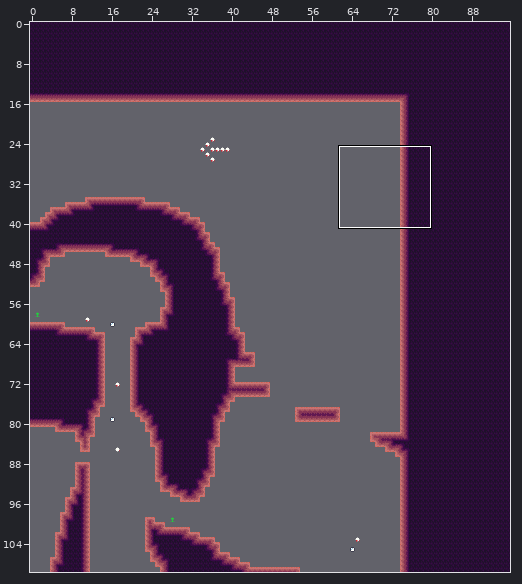
Level history. Tiled map (JSON): assets/world/room/dirt4.json. The first picture is a wide view before the edit; the outline marks the close-up.
Close-up. Before:
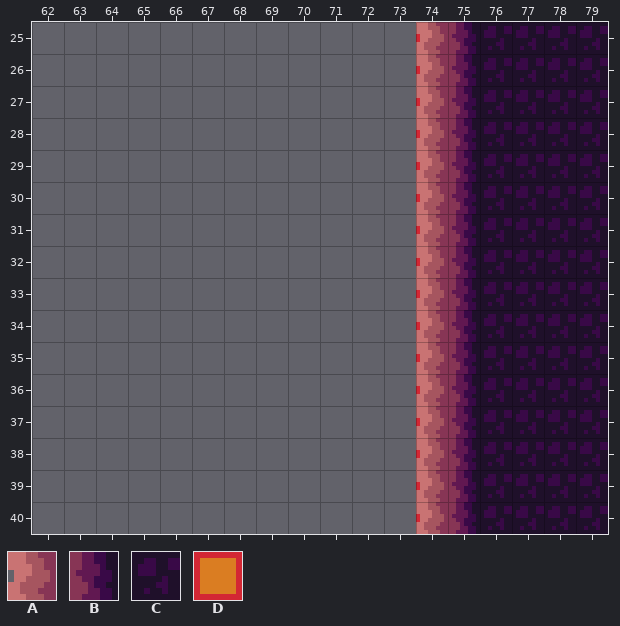
Cells are 8x8 px. Shown: x 62..79, y 25..40. The commit also changed other parts of the map, which this record leaves out.
Key: from "dirt": A 13, B 62, C 63; from "tools": D 1 "ground".
_ is an empty cell, # one hidden under a higher layer.
Layers that did not change in this view are not listed.
Layer "draft" before, first column x 62:
25 ____________D#####
26 ____________D#####
27 ____________D#####
28 ____________D#####
29 ____________D#####
30 ____________D#####
31 ____________D#####
32 ____________D#####
33 ____________D#####
34 ____________D#####
35 ____________D#####
36 ____________D#####
37 ____________D#####
38 ____________D#####
39 ____________D#####
40 ____________D#####
Layer "map" before, first column x 62:
25 ____________ABCCCC
26 ____________ABCCCC
27 ____________ABCCCC
28 ____________ABCCCC
29 ____________ABCCCC
30 ____________ABCCCC
31 ____________ABCCCC
32 ____________ABCCCC
33 ____________ABCCCC
34 ____________ABCCCC
35 ____________ABCCCC
36 ____________ABCCCC
37 ____________ABCCCC
38 ____________ABCCCC
39 ____________ABCCCC
40 ____________ABCCCC
And afterwards:
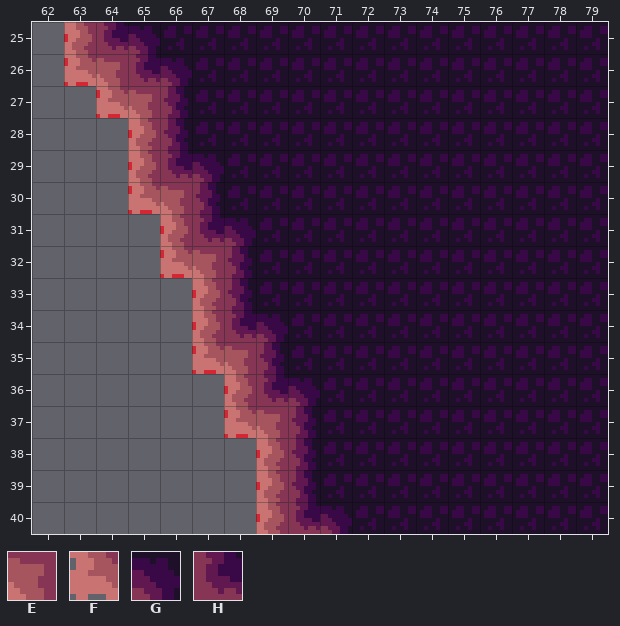
Further tiles: from "dirt": E 4, F 26, G 61, H 75.
Diff:
Layer "draft":
y 25..26: x 63 _ -> D
y 27: x 64 _ -> D
y 28..30: x 65 _ -> D
y 31..32: x 66 _ -> D
y 33..35: x 67 _ -> D
y 36..37: x 68 _ -> D
y 38..40: x 69 _ -> D
Layer "map":
y 25: x 63..75 ___________AB -> AHGCCCCCCCCCC
y 26: x 63..75 ___________AB -> FEHGCCCCCCCCC
y 27: x 64..75 __________AB -> FEBCCCCCCCCC
y 28: x 65..75 _________AB -> ABCCCCCCCCC
y 29: x 65..75 _________AB -> AHGCCCCCCCC
y 30: x 65..75 _________AB -> FEBCCCCCCCC
y 31: x 66..75 ________AB -> AHGCCCCCCC
y 32: x 66..75 ________AB -> FEBCCCCCCC
y 33: x 67..75 _______AB -> ABCCCCCCC
y 34: x 67..75 _______AB -> AHGCCCCCC
y 35: x 67..75 _______AB -> FEBCCCCCC
y 36: x 68..75 ______AB -> AHGCCCCC
y 37: x 68..75 ______AB -> FEBCCCCC
y 38..39: x 69..75 _____AB -> ABCCCCC
y 40: x 69..75 _____AB -> AHGCCCC
Where, in picture pixels (left, top, right, bottom), the same in both close-ups:
changed: (64, 22, 480, 534)
